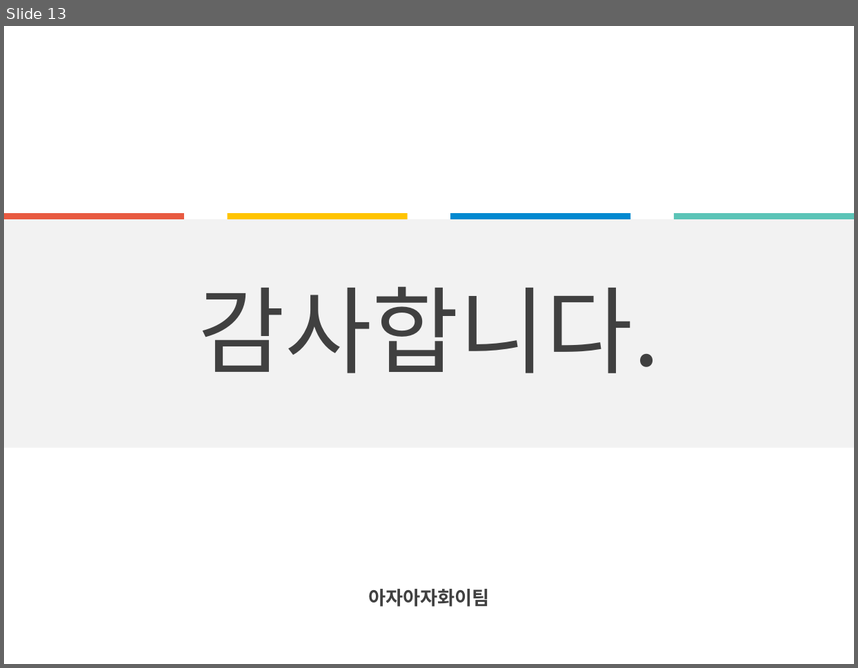
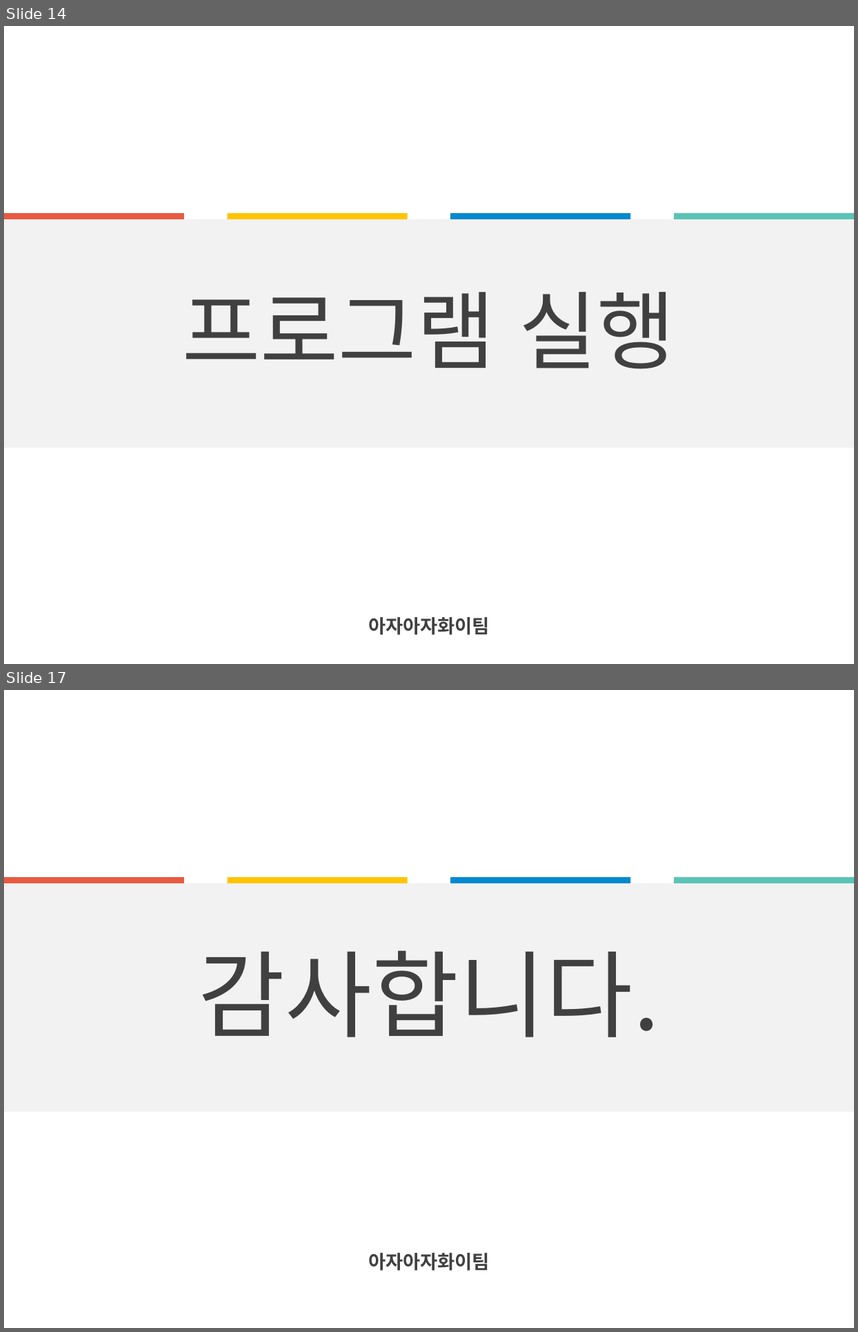
Before and after one commit to amuge92/java2, a slide deck: springT/게임잡지.pptx. Shown one above the other, each under a label of ours: slide 13 before the commit, slides 14 and 17 after it; the slides between them are not shown. The pictures are 858x668 and 858x1332 pixels, drawn with LibreOffice and Linux fonts; fonts in the diff are those of the drawing. Boxes give left, top, right and bottom in pixels: in the first picture for what was removed or moved away, otherwise in the second. Text is boxed around its words. In the diff, an @@ line names an element or a change of style, - is before the commit and + after.

```diff
--- a/springT/게임잡지.pptx
+++ b/springT/게임잡지.pptx
@@ slide 14 added at (4,26,854,664), background #FFFFFF; not listed: 5 template elements that a slide beside it also shows @@
@@ text added at (182,292,675,369), 72 pt, text #404040 @@
+프로그램 실행
@@ text added at (368,617,490,635), 16 pt, text #404040, bold @@
+아자아자화이팀
@@ what was slide 13 is now slide 17 @@
```
Also in this commit, not shown: 9 slides changed, 6 other slides added, 3 slides removed, 19 other files.
